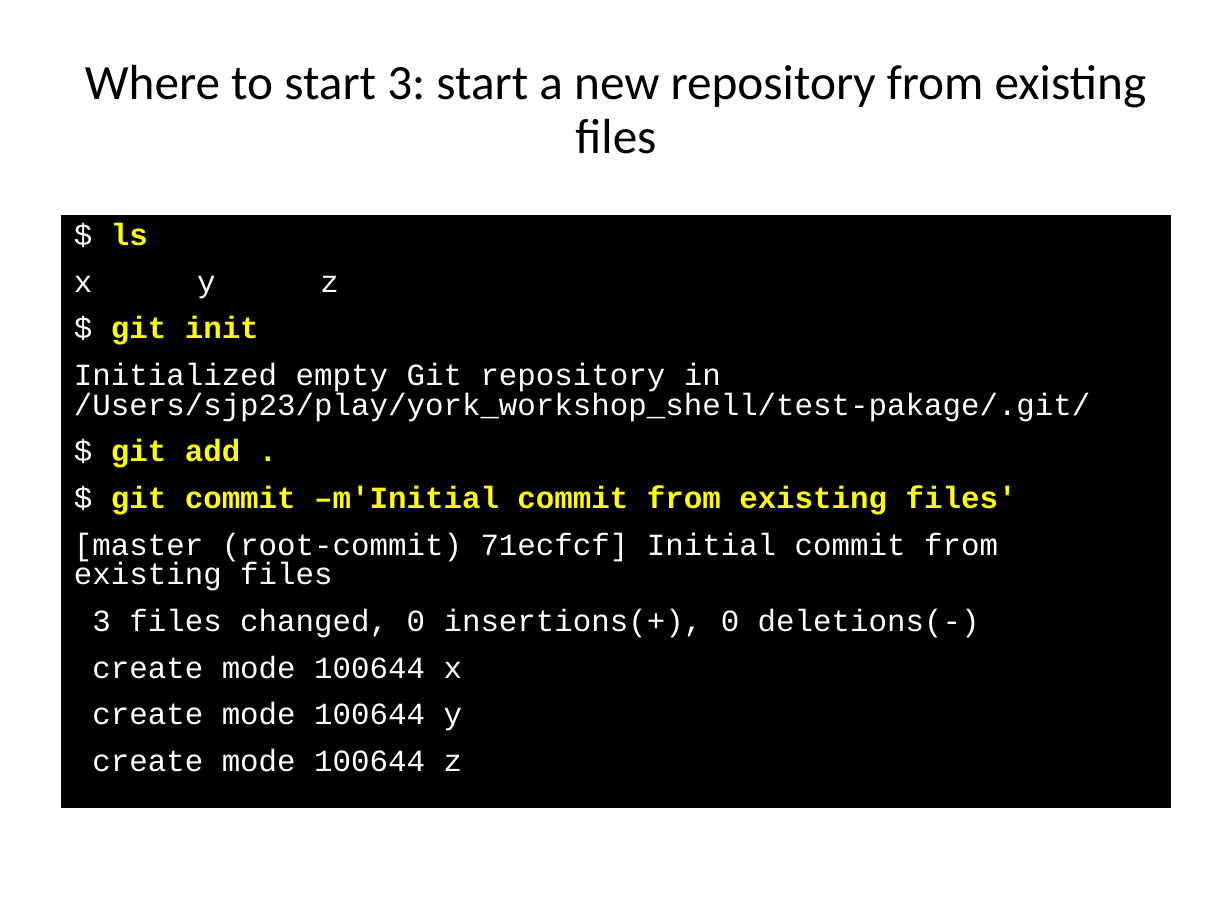
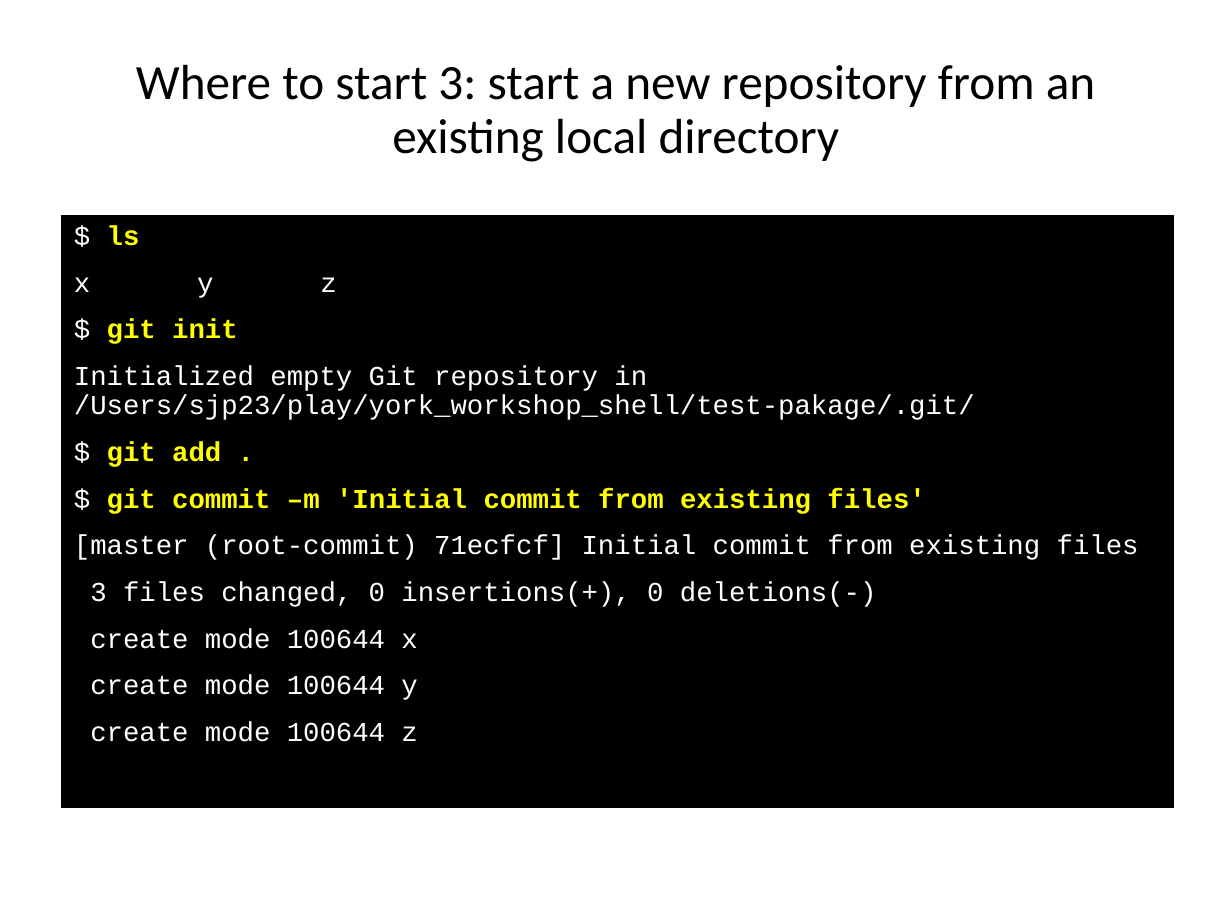
Before and after one commit to ncasuk/ncas-isc, a slide deck: slide 21 of version_control/presentations/01_git_intro.pptx. Drawn at 1232x924 pixels with LibreOffice and Linux fonts; fonts in the diff are those of the drawing; background and template pictures are left out. Boxes give left, top, right and bottom in pixels: in the first picture for what was removed or moved away, otherwise in the second. Text is boxed around its words. In the diff, an @@ line names an element or a change of style, - is before the commit and + after.

```diff
--- a/version_control/presentations/01_git_intro.pptx
+++ b/version_control/presentations/01_git_intro.pptx
@@ title at (x1=136, y1=64, x2=1095, y2=162): text changed @@
-Where to start 3: start a new repository from existing files
+Where to start 3: start a new repository from an existing local directory
@@ text at (x1=74, y1=226, x2=1139, y2=742): size 18 to 16 pt in "$ ls", "x y z", "$ git init", "Initialized empty Git repository in /Users/sjp23/play/york_w ..." and 6 more places; line spacing 0.8 to 0.9 @@
@@ text at (x1=107, y1=488, x2=925, y2=514): text changed; size 18 to 16 pt @@
-$ git commit –m'Initial commit from existing files'
+$ git commit –m 'Initial commit from existing files'
```
Also in this commit, not shown: 14 other slides changed, 1 other file.
